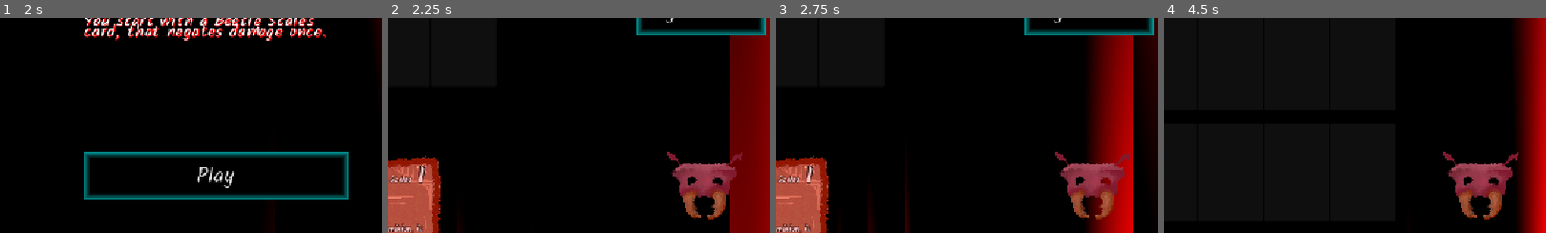
Above: before the commit, frames 1-4 (left to right).
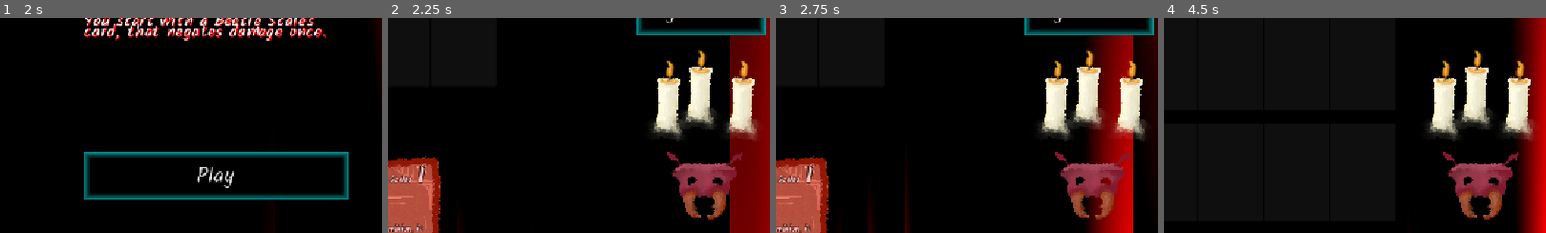
Above: after the commit, the same moments.

Repository: officialErnests/deus-ex-epidemia
Game: Godot game, scene res://Scenes/menus/main_menu.tscn
Same seed, same stepped clock (60 frames per second), same inputs: the game is played once before the commit and once after it.
Inputs (mouse positions are % of the whole screen's width and height, from its top left):
- Up to frame 1 (2 s): click "PLAY" at 0.5 s; click (46, 86) at 1.25 s
- Up to frame 2 (2.25 s): click "Play" at 2 s
- Up to frame 3 (2.75 s): no input
- Up to frame 4 (4.5 s): click "Begin Battle" at 2.75 s; drag from (24, 60) to (24, 86) at 3.52 s; drag from (24, 86) to (24, 60) at 4.27 s
The pictures show only the part of the screen within x 50-100%, y 50-100%; the shares and areas given below are measured in that part.

Frame 1 is identical in both runs. In frame 2, 5.3% of the frame differs, in the area x 68-97%, y 15-58%; in frame 3, 5.3%; in frame 4, 5.4%.

Commit message:
fixed uuids on my end, and added candles

Diff:
--- a/Cards/card.tscn
+++ b/Cards/card.tscn
@@ -27,6 +27,7 @@
 [node name="Area2D" type="Area2D" parent="." unique_id=372976917]
 
 [node name="CollisionShape2D" type="CollisionShape2D" parent="Area2D" unique_id=2056395607]
+visible = false
 shape = SubResource("RectangleShape2D_wsk7e")
 
 [node name="HitFx" type="Sprite2D" parent="." unique_id=155173046]
--- a/Game.gd
+++ b/Game.gd
@@ -345,6 +345,7 @@
 	variable["Floor"]+=1
 	if variable["Floor"]==len(battle_pools):
 		print("GG, game won")
+		fuck_this_shit()
 		get_tree().change_scene_to_file("res://Scenes/menus/victory_screen.tscn")
 		return
 	resetUI()
--- /dev/null
+++ b/Scenes/additives/display_current.gd
@@ -0,0 +1,18 @@
+extends CanvasLayer
+
+
+# Called when the node enters the scene tree for the first time.
+func _ready() -> void:
+	if modifiers.getCurentMask()=="whale":
+		$LitCandle4.visible=true
+	if modifiers.getCurentMask()=="dragon":
+		$LitCandle3.visible=false
+
+	pass # Replace with function body.
+
+
+# Called every frame. 'delta' is the elapsed time since the previous frame.
+func _process(delta: float) -> void:
+	$LitCandle.visible=Game.variable["Candles"]>0
+	$LitCandle2.visible=Game.variable["Candles"]>1
+	$LitCandle3.visible=Game.variable["Candles"]>2
--- a/Scenes/additives/display_current.tscn
+++ b/Scenes/additives/display_current.tscn
@@ -1,14 +1,17 @@
 [gd_scene format=3 uid="uid://c21cwcc2a03fy"]
 
 [ext_resource type="Texture2D" uid="uid://c3rubvyvklbxt" path="res://assets/gimp/beetle.png" id="1_bca20"]
-[ext_resource type="Script" uid="uid://dm6kp27svm7pc" path="res://Scripts/menu/current_mask.gd" id="2_pt6ov"]
+[ext_resource type="Script" uid="uid://b37h3ecfr4c0m" path="res://Scenes/additives/display_current.gd" id="1_dr74k"]
+[ext_resource type="Script" path="res://Scripts/menu/current_mask.gd" id="2_pt6ov"]
 [ext_resource type="Texture2D" uid="uid://bxdfkmoy3ah0h" path="res://assets/gimp/dragon.png" id="3_dr74k"]
 [ext_resource type="Texture2D" uid="uid://djgwr4s8b50xt" path="res://assets/gimp/eagle.png" id="4_vb3km"]
 [ext_resource type="Texture2D" uid="uid://dox61h6gy8xt8" path="res://assets/gimp/fox.png" id="5_lvwqe"]
 [ext_resource type="Texture2D" uid="uid://dtnu17xwjomss" path="res://assets/gimp/rabbit.png" id="6_0njup"]
 [ext_resource type="Texture2D" uid="uid://btiwvallsembl" path="res://assets/gimp/whale.png" id="7_6jfwh"]
+[ext_resource type="PackedScene" uid="uid://b1vuskawyjjpn" path="res://Scenes/additives/lit_candle.tscn" id="8_tb744"]
 
 [node name="display_current" type="CanvasLayer" unique_id=683316084]
+script = ExtResource("1_dr74k")
 
 [node name="Sprite2D" type="Sprite2D" parent="." unique_id=830647974]
 position = Vector2(1054, 552)
@@ -23,3 +26,16 @@
 "rabbit": ExtResource("6_0njup"),
 "whale": ExtResource("7_6jfwh")
 })
+
+[node name="LitCandle" parent="." unique_id=1639017581 instance=ExtResource("8_tb744")]
+position = Vector2(1112, 448.00006)
+
+[node name="LitCandle2" parent="." unique_id=834648775 instance=ExtResource("8_tb744")]
+position = Vector2(1048, 432)
+
+[node name="LitCandle3" parent="." unique_id=525652473 instance=ExtResource("8_tb744")]
+position = Vector2(999.99994, 448)
+
+[node name="LitCandle4" parent="." unique_id=465876764 instance=ExtResource("8_tb744")]
+visible = false
+position = Vector2(952, 568)
--- /dev/null
+++ b/Scenes/additives/lit_candle.gd
@@ -0,0 +1,11 @@
+extends Node2D
+
+@onready var lit_sprite=$CandleDark2
+# Called when the node enters the scene tree for the first time.
+func _ready() -> void:
+	pass # Replace with function body.
+
+
+# Called every frame. 'delta' is the elapsed time since the previous frame.
+func _process(delta: float) -> void:
+	$CandleDark.visible=!$CandleDark2.visible
--- /dev/null
+++ b/Scenes/additives/lit_candle.tscn
@@ -0,0 +1,20 @@
+[gd_scene format=3 uid="uid://b1vuskawyjjpn"]
+
+[ext_resource type="Script" uid="uid://cw5h8ctyo8dpg" path="res://Scenes/additives/lit_candle.gd" id="1_aa2tp"]
+[ext_resource type="Texture2D" uid="uid://dqdk7hbhl3yfy" path="res://assets/gimp/candle_lit.png" id="1_klrrd"]
+[ext_resource type="Texture2D" uid="uid://br3mw64rn1e6o" path="res://assets/gimp/candle_dark.png" id="2_4jb8t"]
+
+[node name="LitCandle" type="Node2D" unique_id=1639017581]
+scale = Vector2(0.24814814, 0.24814814)
+script = ExtResource("1_aa2tp")
+
+[node name="CandleDark" type="Sprite2D" parent="." unique_id=605962992]
+visible = false
+position = Vector2(1.9073486e-06, 1.9073486e-06)
+scale = Vector2(0.9552239, 0.9552239)
+texture = ExtResource("1_klrrd")
+
+[node name="CandleDark2" type="Sprite2D" parent="." unique_id=1166877443]
+position = Vector2(3.2424927e-05, 1.8119812e-05)
+scale = Vector2(0.9552239, 0.95522386)
+texture = ExtResource("2_4jb8t")
--- a/project.godot
+++ b/project.godot
@@ -22,9 +22,9 @@
 
 Game="*uid://dx2nbat0ba5cf"
 debug_c="*uid://dkl5y3gj7bb1g"
-modifiers="*uid://bmutk67jjlk24"
-settings="*uid://drrrjj0dv1r4l"
+modifiers="*uid://c4gmmkf6ajqo6"
 save_manager="*uid://u8ppq8y1ul7d"
+settings="*uid://bwqv6henya0hr"
 
 [display]
 
Not shown: 1 places in Cards/card.tscn that only renumber resources
Not shown: 1 places in Root.tscn that only renumber resources
Not shown, added: Scenes/additives/display_current.gd.uid
Not shown, added: Scenes/additives/lit_candle.gd.uid
Not shown, changed: Scripts/globals/modifiers.gd.uid
Not shown, changed: Scripts/globals/settings.gd.uid
